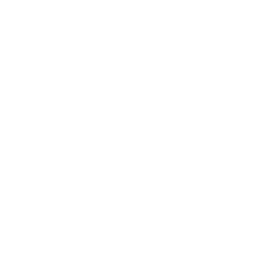
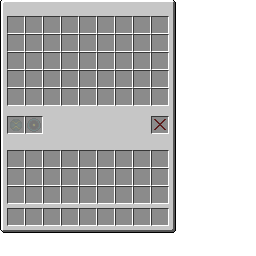
Before/after of a w=256, h=256 layered artwork. What changed in the layer stack:
showed group "VRAD Inventory" (15 layers) over [0, 0, 176, 233]
added layer "wormhole manipulator" (15%) in group "VRAD Inventory" over [27, 118, 41, 132]
added layer "void pearl" (15%) in group "VRAD Inventory" over [10, 119, 22, 131]
